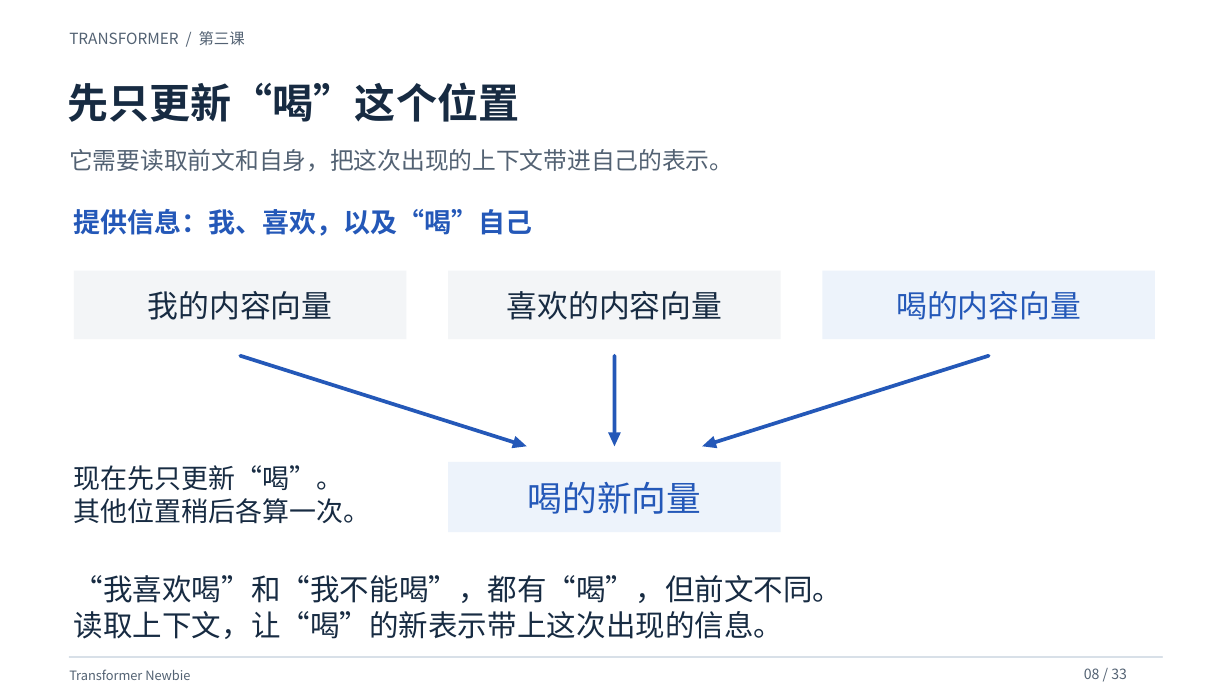
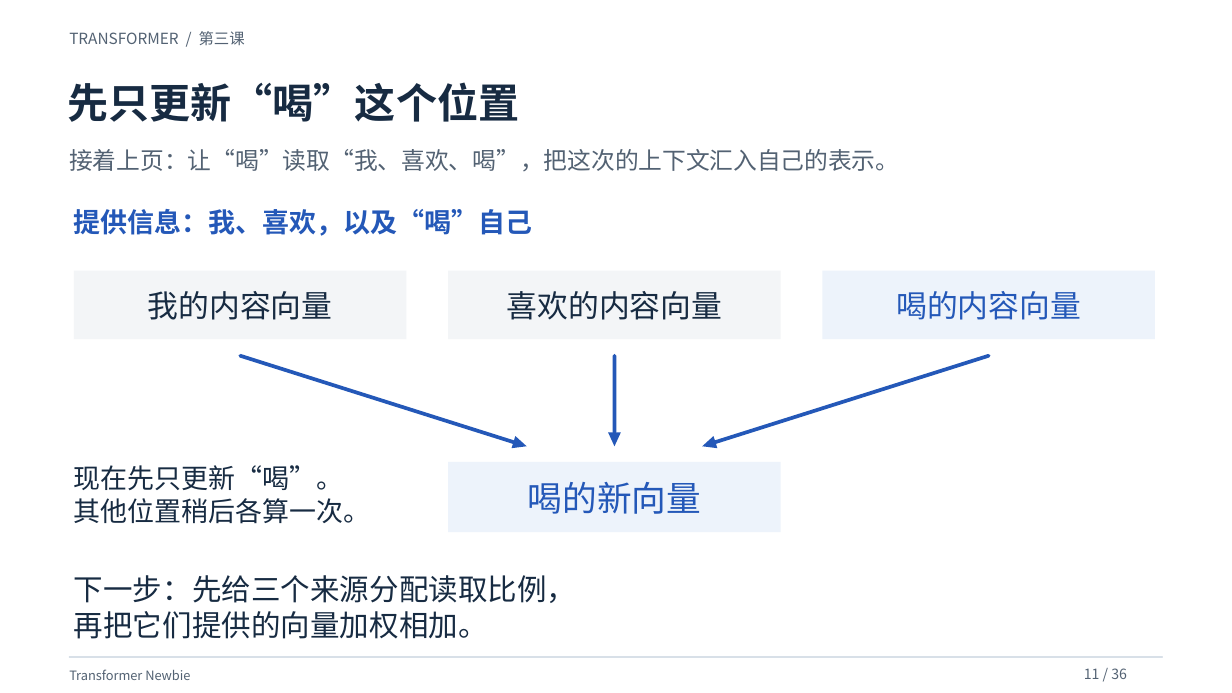
Before and after one commit to yangzy723/Transformer-Newbie, a slide deck: slide 11 of class3/class3_attention.pptx (slide 8 before the commit). Drawn at 1232x693 pixels with LibreOffice and Linux fonts; fonts in the diff are those of the drawing. Boxes give left, top, right and bottom in pixels: in the first picture for what was removed or moved away, otherwise in the second. Text is boxed around its words. In the diff, an @@ line names an element or a change of style, - is before the commit and + after.

```diff
--- a/class3/class3_attention.pptx
+++ b/class3/class3_attention.pptx
@@ text at <box>69,149,899,171</box>: text changed @@
-它需要读取前文和自身，把这次出现的上下文带进自己的表示。
+接着上页：让“喝”读取“我、喜欢、喝”，把这次的上下文汇入自己的表示。
@@ text at <box>74,575,577,639</box>: text changed @@
-“我喜欢喝”和“我不能喝”，都有“喝”，但前文不同。
-读取上下文，让“喝”的新表示带上这次出现的信息。
+下一步：先给三个来源分配读取比例，
+再把它们提供的向量加权相加。
@@ text at <box>1084,668,1127,679</box>: text changed @@
-08 / 33
+11 / 36
```
Also in this commit, not shown: 31 other slides changed, 4 slides added, 1 slide removed, 54 other files.
